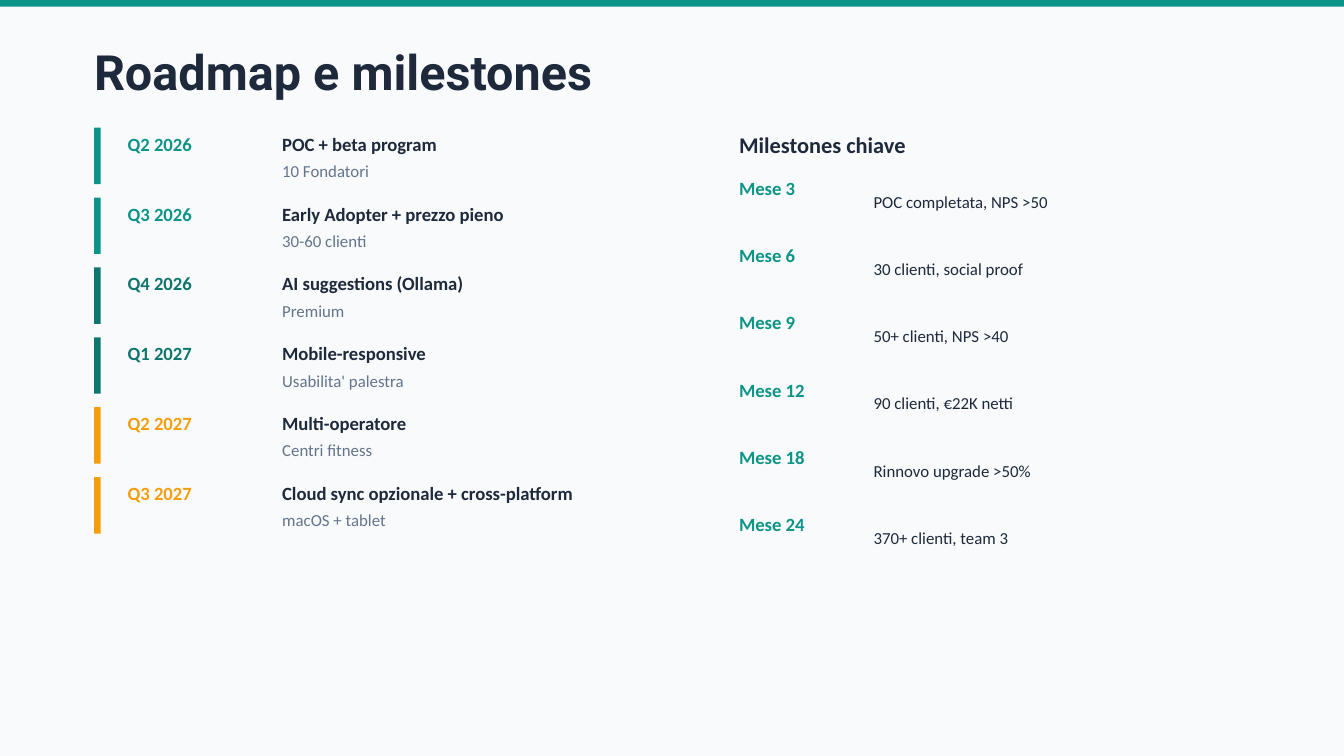
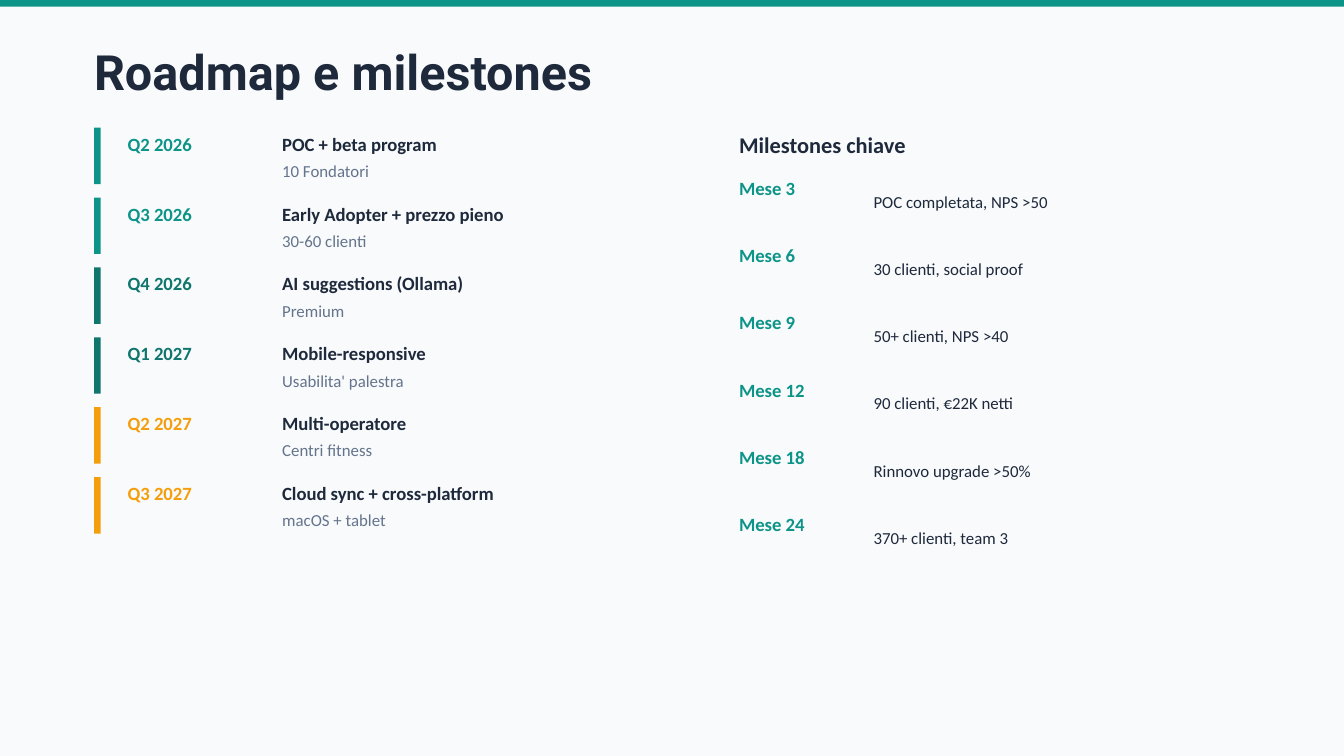
Before and after one commit to gverardo87-lab/FitManager_Studio-, a slide deck: slide 20 of docs/FitManager_PitchDeck.pptx. Drawn at 1344x756 pixels with LibreOffice and Linux fonts; fonts in the diff are those of the drawing. Boxes give left, top, right and bottom in pixels: in the first picture for what was removed or moved away, otherwise in the second. Text is boxed around its words. In the diff, an @@ line names an element or a change of style, - is before the commit and + after.

```diff
--- a/docs/FitManager_PitchDeck.pptx
+++ b/docs/FitManager_PitchDeck.pptx
@@ text at (282, 487, 494, 503): text changed @@
-Cloud sync opzionale + cross-platform
+Cloud sync + cross-platform
```
Also in this commit, not shown: 8 other slides changed, 1 other file.
